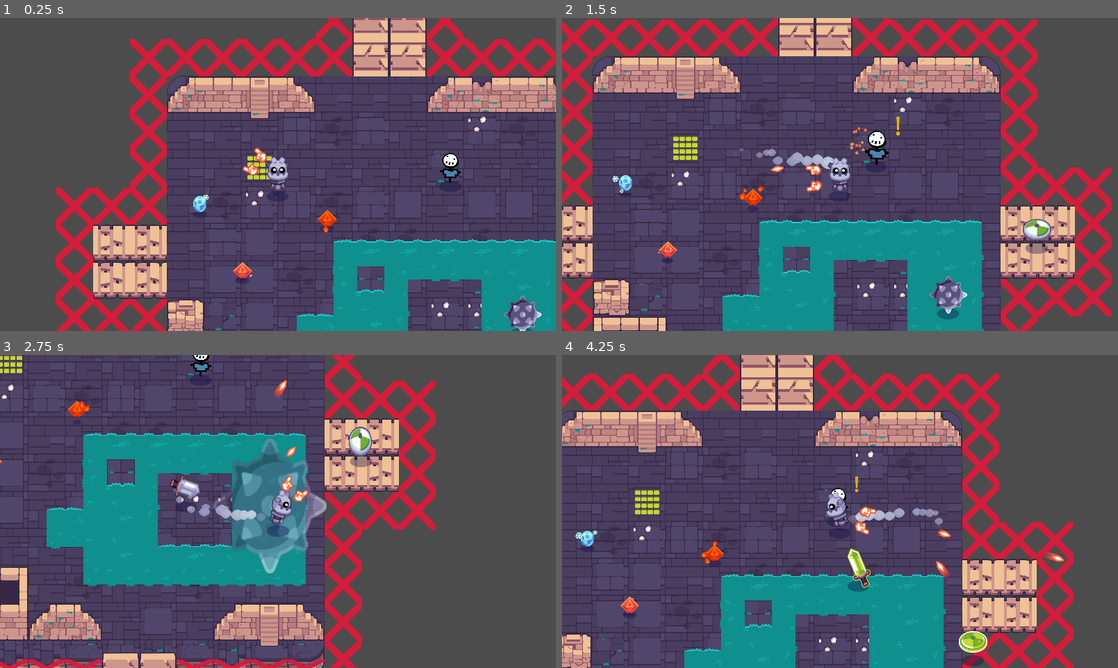
Above: before the commit, frames 1-4 (two rows, left to right).
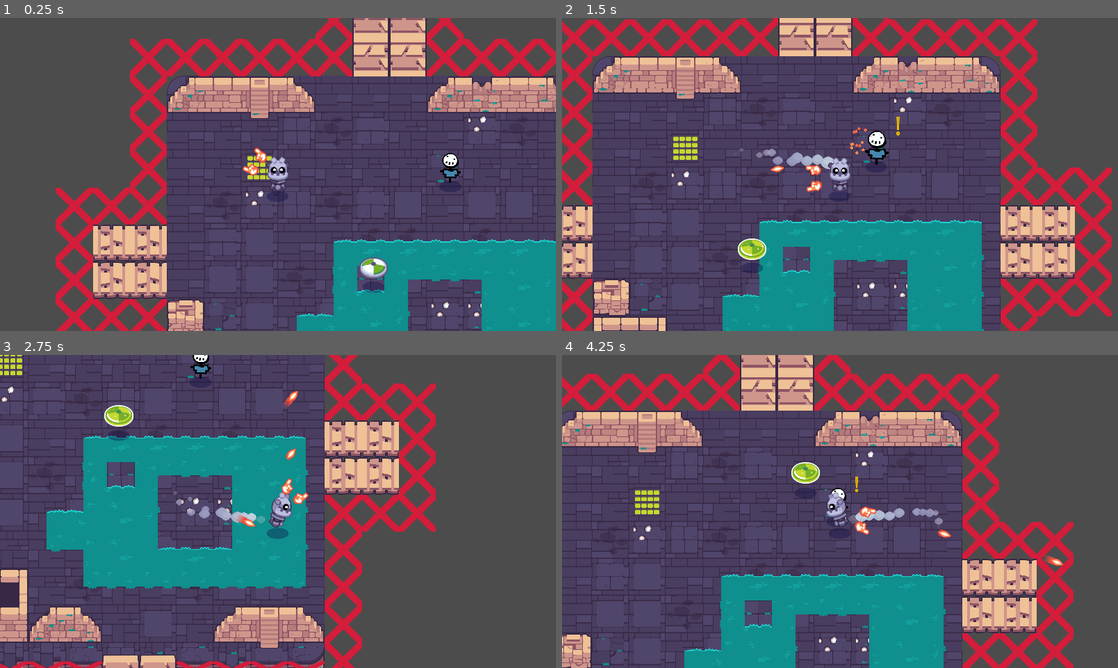
Above: after the commit, the same moments.

Repository: FossRyanH/Godot-Enter-Gungeon-Clone
Game: Godot game, scene res://rooms/TestRoom.tscn
Same seed, same stepped clock (60 frames per second), same inputs: the game is played once before the commit and once after it. The project has no main scene, so this scene is started directly. Sound files missing from this copy of the repository are replaced by a short silence.
Inputs (mouse positions are in pixels of both pictures, inside the frame that each line leads up to):
- Up to frame 1 (0.25 s): no input
- Up to frame 2 (1.5 s): move the mouse to (962, 158) at 0.52 s; press the mouse at (962, 158) at 0.53 s; hold D (move_right) 0.53-1.28 s; move the mouse to (728, 190) at 1.27 s; release the mouse at (728, 190) at 1.28 s; hold S (move_down) from 1.28 s (still down); click (728, 190) at 1.35 s
- Up to frame 3 (2.75 s): move the mouse to (333, 442) at 2.02 s; release S (move_down) at 2.03 s; press the mouse at (333, 442) at 2.03 s; hold D (move_right) from 2.03 s (still down)
- Up to frame 4 (4.25 s): move the mouse to (812, 574) at 2.77 s; release D (move_right) at 2.78 s; release the mouse at (812, 574) at 2.78 s; hold W (move_up) 2.78-3.53 s; click (812, 574) at 2.85 s; move the mouse to (1006, 558) at 3.52 s; press the mouse at (1006, 558) at 3.53 s; hold A (move_left) from 3.53 s (still down)

The runs differ from the first frame. In frame 1, 1.1% of the frame differs, in the area x 34-98%, y 56-100%; in frame 2, 1.6%; in frame 3, 18%, in the area x 0-79%, y 0-100%; in frame 4, 1.5%.

Commit message:
change the test room a tad added a spawning system

Diff:
--- a/godot-final-game-start-project/mobs/sword/SwordMob.tscn
+++ b/godot-final-game-start-project/mobs/sword/SwordMob.tscn
@@ -10,11 +10,11 @@
 
 [sub_resource type="CircleShape2D" id=1]
 resource_local_to_scene = true
-radius = 596.394
+radius = 320.0
 
 [sub_resource type="CircleShape2D" id=2]
 resource_local_to_scene = true
-radius = 369.01
+radius = 256.0
 
 [sub_resource type="RectangleShape2D" id=4]
 extents = Vector2( 96.25, 38 )
--- a/godot-final-game-start-project/project.godot
+++ b/godot-final-game-start-project/project.godot
@@ -43,6 +43,11 @@
 "class": "ShakingCamera2D",
 "language": "GDScript",
 "path": "res://robot/ShakingCamera2D.gd"
+}, {
+"base": "Sprite",
+"class": "Spawner",
+"language": "GDScript",
+"path": "res://rooms/spawners/Spawner.gd"
 }, {
 "base": "Node2D",
 "class": "Spell",
@@ -87,6 +92,7 @@
 "RandomAudioPlayer": "",
 "Robot": "",
 "ShakingCamera2D": "",
+"Spawner": "",
 "Spell": "",
 "SpellBasicFire": "",
 "SpellHolder": "",
--- /dev/null
+++ b/godot-final-game-start-project/rooms/TestRoom.gd
@@ -0,0 +1,7 @@
+extends YSort
+
+onready var spawner := $Mobs/MobSpawn
+
+
+func _ready() -> void:
+	spawner.spawn()
--- a/godot-final-game-start-project/rooms/TestRoom.tscn
+++ b/godot-final-game-start-project/rooms/TestRoom.tscn
@@ -6,13 +6,17 @@
 [ext_resource path="res://rooms/assets/tileset_inivisible_walls.tres" type="TileSet" id=4]
 [ext_resource path="res://mobs/dummy/Dummy.tscn" type="PackedScene" id=5]
 [ext_resource path="res://pickups/fire_spells/FireSpellPickup.tscn" type="PackedScene" id=6]
-[ext_resource path="res://spells/fire_basic/SpellBasicFire.tscn" type="PackedScene" id=7]
+[ext_resource path="res://rooms/spawners/spawner_pickup.svg" type="Texture" id=7]
 [ext_resource path="res://pickups/fire_spells/RapidFireSpellPickup.tscn" type="PackedScene" id=8]
 [ext_resource path="res://mobs/shield/ShieldMob.tscn" type="PackedScene" id=9]
 [ext_resource path="res://mobs/bomb/Bomb.tscn" type="PackedScene" id=10]
 [ext_resource path="res://mobs/sword/SwordMob.tscn" type="PackedScene" id=11]
+[ext_resource path="res://rooms/spawners/Spawner.gd" type="Script" id=12]
+[ext_resource path="res://rooms/TestRoom.gd" type="Script" id=13]
+[ext_resource path="res://rooms/spawners/spawner_mob.svg" type="Texture" id=14]
 
 [node name="TestRoom" type="YSort"]
+script = ExtResource( 13 )
 
 [node name="bridges" type="TileMap" parent="."]
 z_index = -10
@@ -71,10 +75,58 @@
 "_edit_lock_": true
 }
 
+[node name="MobSpawn" type="Sprite" parent="Mobs"]
+position = Vector2( 714, 664 )
+texture = ExtResource( 14 )
+script = ExtResource( 12 )
+list = [ ExtResource( 9 ), ExtResource( 11 ), ExtResource( 10 ) ]
+
+[node name="MobSpawn2" type="Sprite" parent="Mobs"]
+position = Vector2( 1044, 510 )
+texture = ExtResource( 14 )
+script = ExtResource( 12 )
+list = [ ExtResource( 9 ), ExtResource( 11 ), ExtResource( 10 ) ]
+
+[node name="MobSpawn3" type="Sprite" parent="Mobs"]
+position = Vector2( 1243, 875 )
+texture = ExtResource( 14 )
+script = ExtResource( 12 )
+list = [ ExtResource( 9 ), ExtResource( 11 ), ExtResource( 10 ) ]
+
+[node name="MobSpawn4" type="Sprite" parent="Mobs"]
+position = Vector2( 832, 1092 )
+texture = ExtResource( 14 )
+script = ExtResource( 12 )
+list = [ ExtResource( 9 ), ExtResource( 11 ), ExtResource( 10 ) ]
+
 [node name="Items" type="Node2D" parent="."]
 __meta__ = {
 "_edit_lock_": true
 }
+
+[node name="SpellSpawner" type="Sprite" parent="Items"]
+position = Vector2( 96, 230 )
+texture = ExtResource( 7 )
+script = ExtResource( 12 )
+list = [ ExtResource( 6 ), ExtResource( 3 ), ExtResource( 8 ) ]
+
+[node name="SpellSpawner2" type="Sprite" parent="Items"]
+position = Vector2( -153, 616 )
+texture = ExtResource( 7 )
+script = ExtResource( 12 )
+list = [ ExtResource( 6 ), ExtResource( 3 ), ExtResource( 8 ) ]
+
+[node name="SpellSpawner3" type="Sprite" parent="Items"]
+position = Vector2( 767, -160 )
+texture = ExtResource( 7 )
+script = ExtResource( 12 )
+list = [ ExtResource( 6 ), ExtResource( 3 ), ExtResource( 8 ) ]
+
+[node name="SpellSpawner4" type="Sprite" parent="Items"]
+position = Vector2( 608, 95 )
+texture = ExtResource( 7 )
+script = ExtResource( 12 )
+list = [ ExtResource( 6 ), ExtResource( 3 ), ExtResource( 8 ) ]
 
 [node name="Label" type="Label" parent="."]
 margin_left = -548.0
@@ -90,23 +142,3 @@
 
 [node name="Dummy" parent="." instance=ExtResource( 5 )]
 position = Vector2( 979, 318 )
-
-[node name="FireSpellPickup" parent="." instance=ExtResource( 6 )]
-position = Vector2( 260, 673 )
-spell_scene = ExtResource( 7 )
-
-[node name="IceSpellPickup" parent="." instance=ExtResource( 3 )]
-position = Vector2( 113, 445 )
-
-[node name="RapidFireSpellPickup" parent="." instance=ExtResource( 8 )]
-position = Vector2( 553, 494 )
-
-[node name="ShieldMob" parent="." instance=ExtResource( 9 )]
-position = Vector2( 1534, 598 )
-health = 2
-
-[node name="Bomb" parent="." instance=ExtResource( 10 )]
-position = Vector2( 1228, 823 )
-
-[node name="Sword" parent="." instance=ExtResource( 11 )]
-position = Vector2( 821, 1086 )
--- /dev/null
+++ b/godot-final-game-start-project/rooms/spawners/Spawner.gd
@@ -0,0 +1,24 @@
+class_name Spawner
+extends Sprite
+
+export(Array, PackedScene) var list := []
+
+
+func _ready() -> void:
+	randomize()
+	texture = null
+
+
+func spawn() -> void:
+	if not list:
+		return
+	# Get an random scene from the list array.
+	var random_scene_index := randi() % list.size()
+	var scene: PackedScene = list[random_scene_index]
+
+	# If the array is missing data do nothing.
+	if not scene:
+		return
+	var node: Node2D = scene.instance()
+	get_parent().add_child(node)
+	node.global_position = global_position
Not shown: 1 places in godot-final-game-start-project/rooms/TestRoom.tscn that only renumber resources
